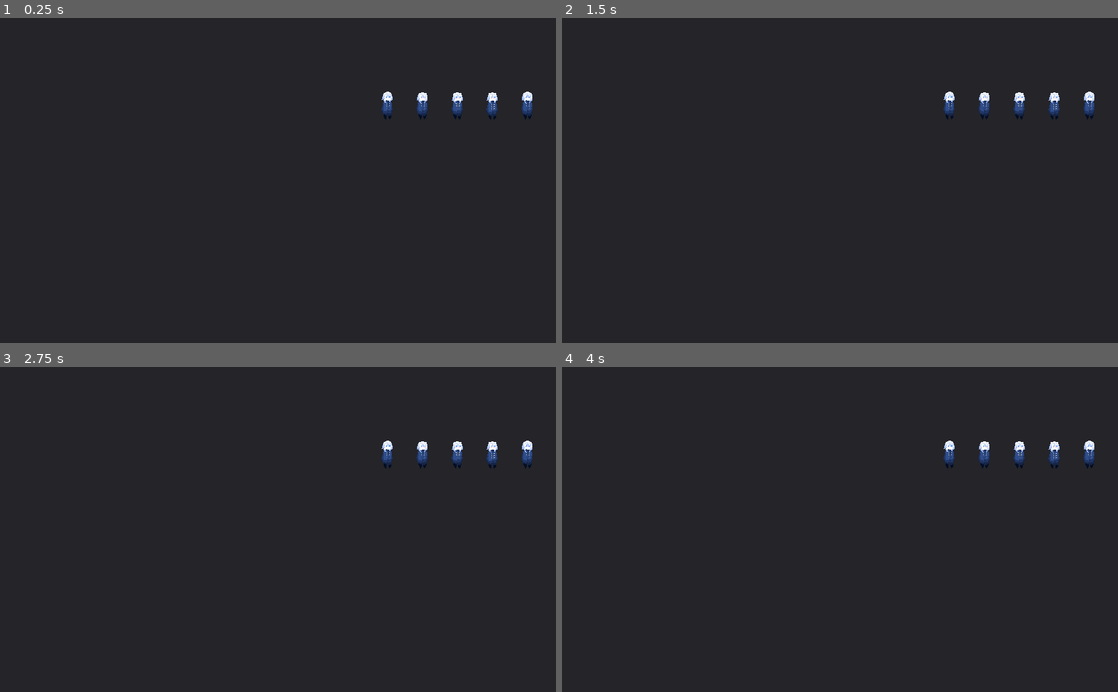
Above: before the commit, frames 1-4 (two rows, left to right).
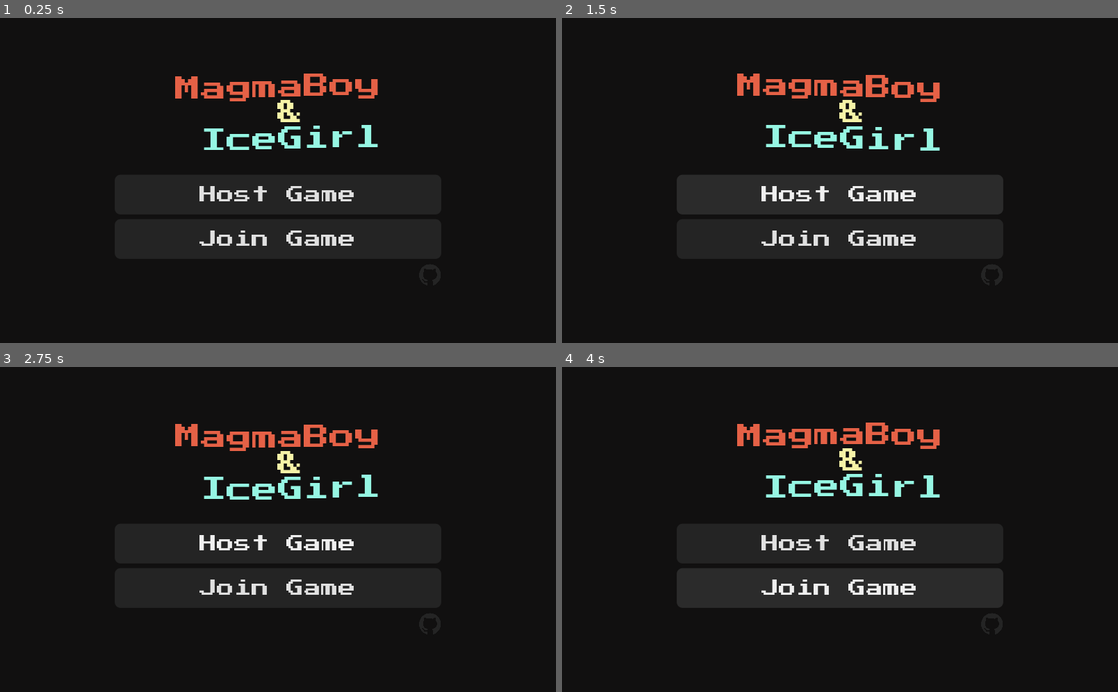
Above: after the commit, the same moments.

Repository: OsakiTsukiko/magmaboy-and-icegirl
Game: Godot game, scene res://src/ui/main_menu/MainMenu.tscn
Same seed, same stepped clock (60 frames per second), same inputs: the game is played once before the commit and once after it. The project has no main scene, so this scene is started directly.
Inputs (mouse positions are in pixels of both pictures, inside the frame that each line leads up to):
- Up to frame 1 (0.25 s): no input
- Up to frame 2 (1.5 s): click (1017, 102) at 0.52 s; click (840, 193) at 1.25 s, where only the run after the commit has a clickable "Host Game"
- Up to frame 3 (2.75 s): click (455, 607) at 2.02 s
- Up to frame 4 (4 s): click (840, 588) at 2.75 s, where only the run after the commit has a clickable "Join Game"; hold D (move_right) from 3.53 s (still down); tap W (jump) at 3.77 s

The runs differ from the first frame. In frame 1, 86% of the frame differs, in the area x 0-100%, y 0-100%; in frame 2, 86%; in frame 3, 86%; in frame 4, 86%.

Commit message:
cleanup + update main menu scene

Diff:
--- /dev/null
+++ b/assets/ui/main_menu/button/button_font.tres
@@ -0,0 +1,6 @@
+[gd_resource type="DynamicFont" load_steps=2 format=2]
+
+[ext_resource path="res://assets/fonts/PressStart2P.ttf" type="DynamicFontData" id=1]
+
+[resource]
+font_data = ExtResource( 1 )
--- /dev/null
+++ b/assets/ui/main_menu/button/button_hover.tres
@@ -0,0 +1,10 @@
+[gd_resource type="StyleBoxFlat" format=2]
+
+[resource]
+content_margin_top = 10.0
+content_margin_bottom = 10.0
+bg_color = Color( 0.172549, 0.172549, 0.172549, 1 )
+corner_radius_top_left = 5
+corner_radius_top_right = 5
+corner_radius_bottom_right = 5
+corner_radius_bottom_left = 5
--- /dev/null
+++ b/assets/ui/main_menu/button/button_normal.tres
@@ -0,0 +1,10 @@
+[gd_resource type="StyleBoxFlat" format=2]
+
+[resource]
+content_margin_top = 10.0
+content_margin_bottom = 10.0
+bg_color = Color( 0.145098, 0.145098, 0.145098, 1 )
+corner_radius_top_left = 5
+corner_radius_top_right = 5
+corner_radius_bottom_right = 5
+corner_radius_bottom_left = 5
--- /dev/null
+++ b/assets/ui/main_menu/button/button_pressed.tres
@@ -0,0 +1,10 @@
+[gd_resource type="StyleBoxFlat" format=2]
+
+[resource]
+content_margin_top = 10.0
+content_margin_bottom = 10.0
+bg_color = Color( 0.109804, 0.109804, 0.109804, 1 )
+corner_radius_top_left = 5
+corner_radius_top_right = 5
+corner_radius_bottom_right = 5
+corner_radius_bottom_left = 5
--- a/project.godot
+++ b/project.godot
@@ -60,6 +60,10 @@
 "svg/scale": 1.0
 }
 
+[info]
+
+github_url="https://github.com/OsakiTsukiko/magmaboy-and-icegirl"
+
 [input]
 
 move_right={
--- /dev/null
+++ b/src/ui/main_menu/MainMenu.gd
@@ -0,0 +1,5 @@
+extends Control
+
+func _on_GithubBTN_pressed():
+	if (ProjectSettings.has_setting("info/github_url")):
+		OS.shell_open(ProjectSettings.get("info/github_url"))
--- a/src/ui/main_menu/MainMenu.tscn
+++ b/src/ui/main_menu/MainMenu.tscn
@@ -1,57 +1,119 @@
-[gd_scene load_steps=2 format=2]
+[gd_scene load_steps=13 format=2]
 
-[ext_resource path="res://canvas/icegirl/idle/idle.png" type="Texture" id=1]
+[ext_resource path="res://assets/fonts/PressStart2P.ttf" type="DynamicFontData" id=1]
+[ext_resource path="res://assets/ui/main_menu/button/button_pressed.tres" type="StyleBox" id=2]
+[ext_resource path="res://assets/ui/main_menu/button/button_font.tres" type="DynamicFont" id=3]
+[ext_resource path="res://assets/ui/main_menu/button/button_hover.tres" type="StyleBox" id=4]
+[ext_resource path="res://assets/ui/main_menu/button/button_normal.tres" type="StyleBox" id=5]
+[ext_resource path="res://assets/icons/github.png" type="Texture" id=6]
+[ext_resource path="res://src/ui/main_menu/MainMenu.gd" type="Script" id=7]
+
+[sub_resource type="StyleBoxFlat" id=1]
+bg_color = Color( 0.0705882, 0.0666667, 0.0666667, 1 )
+
+[sub_resource type="DynamicFont" id=2]
+size = 24
+font_data = ExtResource( 1 )
+
+[sub_resource type="StyleBoxEmpty" id=7]
+
+[sub_resource type="Shader" id=8]
+code = "shader_type canvas_item;
+
+void fragment() {
+	COLOR.rgb = vec3(37.0, 37.0, 37.0) / 255.0;
+	COLOR.a = texture(TEXTURE, UV).a;
+}"
+
+[sub_resource type="ShaderMaterial" id=9]
+shader = SubResource( 8 )
 
 [node name="MainMenu" type="Control"]
 anchor_right = 1.0
 anchor_bottom = 1.0
+script = ExtResource( 7 )
 
-[node name="Panel" type="Panel" parent="."]
+[node name="BG" type="Panel" parent="."]
+anchor_right = 1.0
+anchor_bottom = 1.0
+custom_styles/panel = SubResource( 1 )
+
+[node name="CenterContainer" type="CenterContainer" parent="BG"]
 anchor_right = 1.0
 anchor_bottom = 1.0
 
-[node name="MarginContainer" type="MarginContainer" parent="Panel"]
-anchor_right = 1.0
-anchor_bottom = 1.0
-custom_constants/margin_right = 10
-custom_constants/margin_top = 10
-custom_constants/margin_left = 10
-custom_constants/margin_bottom = 10
+[node name="VBoxContainer" type="VBoxContainer" parent="BG/CenterContainer"]
+margin_left = 106.0
+margin_top = 51.0
+margin_right = 406.0
+margin_bottom = 248.0
+custom_constants/separation = 5
 
-[node name="HBoxContainer" type="HBoxContainer" parent="Panel/MarginContainer"]
-margin_left = 10.0
-margin_top = 10.0
-margin_right = 502.0
-margin_bottom = 290.0
-custom_constants/separation = 10
+[node name="Title" type="RichTextLabel" parent="BG/CenterContainer/VBoxContainer"]
+margin_right = 300.0
+margin_bottom = 75.0
+rect_min_size = Vector2( 300, 0 )
+rect_clip_content = false
+custom_fonts/normal_font = SubResource( 2 )
+bbcode_enabled = true
+bbcode_text = "[center][wave amp=15 freq=2][color=#e66247]MagmaBoy[/color]
+ [color=#f7f4a8]&[/color]
+ [color=#97f7e4]IceGirl[/color][/wave][/center]"
+text = "MagmaBoy
+ &
+ IceGirl"
+fit_content_height = true
 
-[node name="Control" type="Control" parent="Panel/MarginContainer/HBoxContainer"]
-margin_right = 321.0
-margin_bottom = 280.0
+[node name="padding_01" type="Control" parent="BG/CenterContainer/VBoxContainer"]
+margin_top = 80.0
+margin_right = 300.0
+margin_bottom = 90.0
+rect_min_size = Vector2( 0, 10 )
+
+[node name="HostBTN" type="Button" parent="BG/CenterContainer/VBoxContainer"]
+margin_top = 95.0
+margin_right = 300.0
+margin_bottom = 131.0
+mouse_default_cursor_shape = 2
+custom_fonts/font = ExtResource( 3 )
+custom_styles/hover = ExtResource( 4 )
+custom_styles/pressed = ExtResource( 2 )
+custom_styles/focus = SubResource( 7 )
+custom_styles/normal = ExtResource( 5 )
+text = "Host Game"
+
+[node name="ConnectBTN" type="Button" parent="BG/CenterContainer/VBoxContainer"]
+margin_top = 136.0
+margin_right = 300.0
+margin_bottom = 172.0
+mouse_default_cursor_shape = 2
+custom_fonts/font = ExtResource( 3 )
+custom_styles/hover = ExtResource( 4 )
+custom_styles/pressed = ExtResource( 2 )
+custom_styles/focus = SubResource( 7 )
+custom_styles/normal = ExtResource( 5 )
+text = "Join Game"
+
+[node name="HBoxContainer" type="HBoxContainer" parent="BG/CenterContainer/VBoxContainer"]
+margin_top = 177.0
+margin_right = 300.0
+margin_bottom = 197.0
+
+[node name="padding_01" type="Control" parent="BG/CenterContainer/VBoxContainer/HBoxContainer"]
+margin_right = 276.0
+margin_bottom = 20.0
 size_flags_horizontal = 3
 size_flags_vertical = 3
-size_flags_stretch_ratio = 2.0
 
-[node name="VBoxContainer" type="VBoxContainer" parent="Panel/MarginContainer/HBoxContainer"]
-margin_left = 331.0
-margin_right = 492.0
-margin_bottom = 280.0
-size_flags_horizontal = 3
-size_flags_vertical = 3
-custom_constants/separation = 10
-
-[node name="SelectBTN_MB" type="TextureButton" parent="Panel/MarginContainer/HBoxContainer/VBoxContainer"]
-margin_right = 161.0
-margin_bottom = 135.0
-size_flags_horizontal = 3
-size_flags_vertical = 3
-texture_normal = ExtResource( 1 )
+[node name="GithubBTN" type="TextureButton" parent="BG/CenterContainer/VBoxContainer/HBoxContainer"]
+material = SubResource( 9 )
+margin_left = 280.0
+margin_right = 300.0
+margin_bottom = 20.0
+rect_min_size = Vector2( 20, 20 )
+mouse_default_cursor_shape = 2
+texture_normal = ExtResource( 6 )
 expand = true
 stretch_mode = 5
 
-[node name="SelectBTN_IG" type="TextureButton" parent="Panel/MarginContainer/HBoxContainer/VBoxContainer"]
-margin_top = 145.0
-margin_right = 161.0
-margin_bottom = 280.0
-size_flags_horizontal = 3
-size_flags_vertical = 3
+[connection signal="pressed" from="BG/CenterContainer/VBoxContainer/HBoxContainer/GithubBTN" to="." method="_on_GithubBTN_pressed"]
Binary file added: assets/fonts/Monocraft.otf
Binary file added: assets/fonts/PressStart2P.ttf
Binary file added: assets/icons/github.png
Not shown, added: assets/icons/github.png.import
